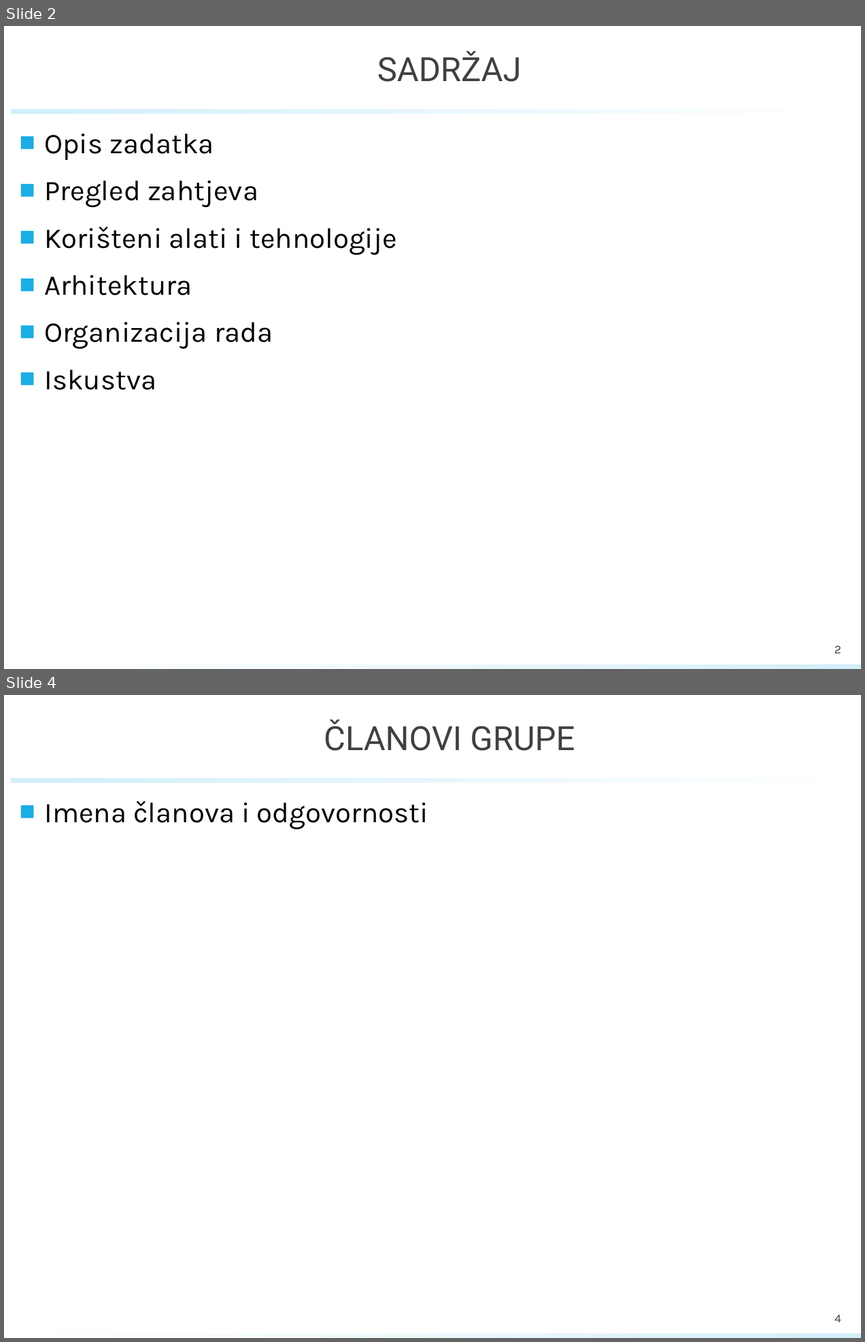
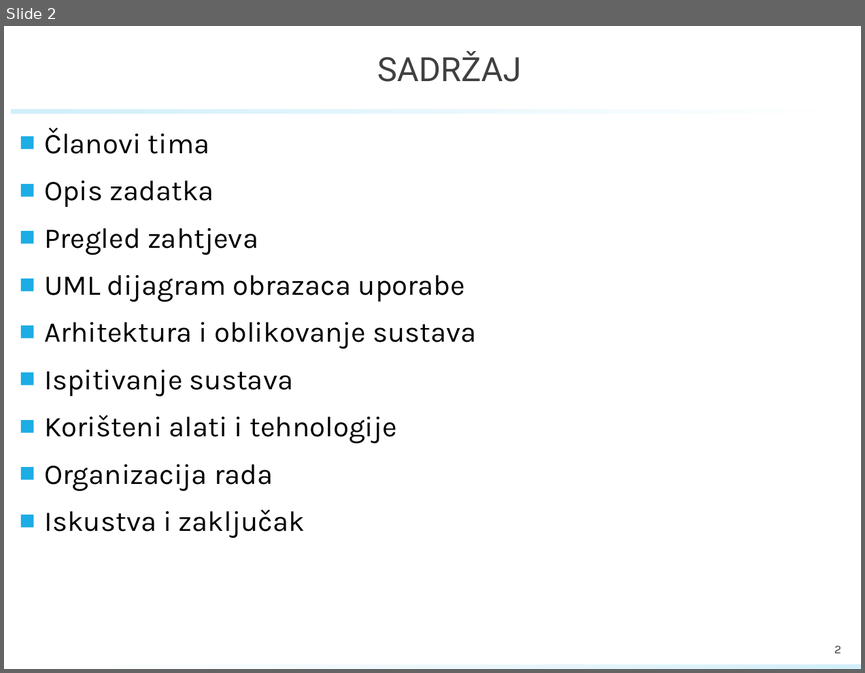
Before and after one commit to rokoKnin/ProgiG03.3_JuliusMeinl, a slide deck: documentation/PROINZ_TG03.3_Bluedilla.pptx. Shown one above the other, each under a label of ours: slides 2 and 4 before the commit, slide 2 after it; the slides between them are not shown. The pictures are 865x1342 and 865x673 pixels, drawn with LibreOffice and Linux fonts; fonts in the diff are those of the drawing; background and template pictures are left out. Boxes give left, top, right and bottom in pixels: in the first picture for what was removed or moved away, otherwise in the second. Text is boxed around its words. In the diff, an @@ line names an element or a change of style, - is before the commit and + after.

```diff
--- a/documentation/PROINZ_TG03.3_Bluedilla.pptx
+++ b/documentation/PROINZ_TG03.3_Bluedilla.pptx
@@ slide 4 removed at <box>4,695,861,1338</box>, background #FFFFFF; not listed: 2 template elements that a slide beside it also shows @@
@@ title removed at <box>324,719,575,751</box> @@
-ČLANOVI GRUPE
@@ text removed at <box>44,801,428,830</box> @@
-■ Imena članova i odgovornosti
@@ page number removed at <box>834,1314,841,1322</box> @@
-4
@@ slide 2 changed as well @@
@@ text at <box>44,127,210,154</box>: paragraph added @@
+■ Članovi tima
@@ text at <box>44,275,477,397</box>: paragraphs added @@
+■ UML dijagram obrazaca uporabe
+■ Arhitektura i oblikovanje sustava
+■ Ispitivanje sustava
@@ text at <box>44,275,192,295</box>: paragraph removed @@
-■ Arhitektura
@@ text at <box>44,509,305,538</box>: text changed @@
-■ Iskustva
+■ Iskustva i zaključak
```
Also in this commit, not shown: 6 other slides changed, 10 slides added, 6 other slides removed, 2 other files.
